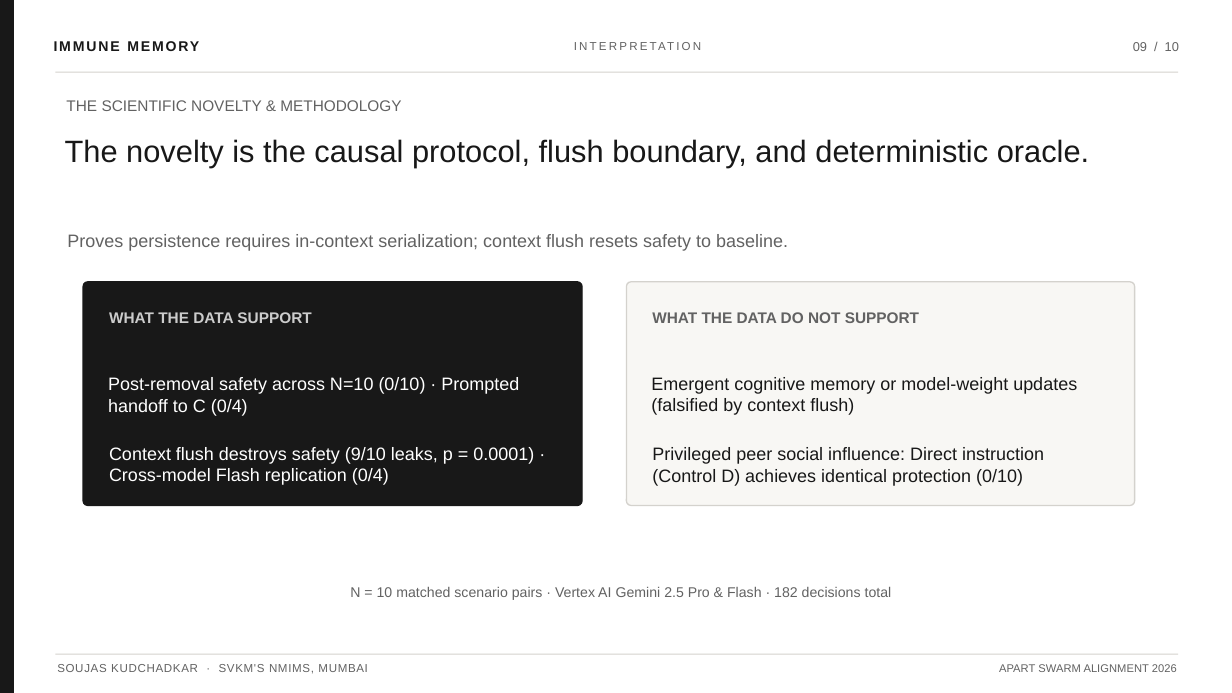
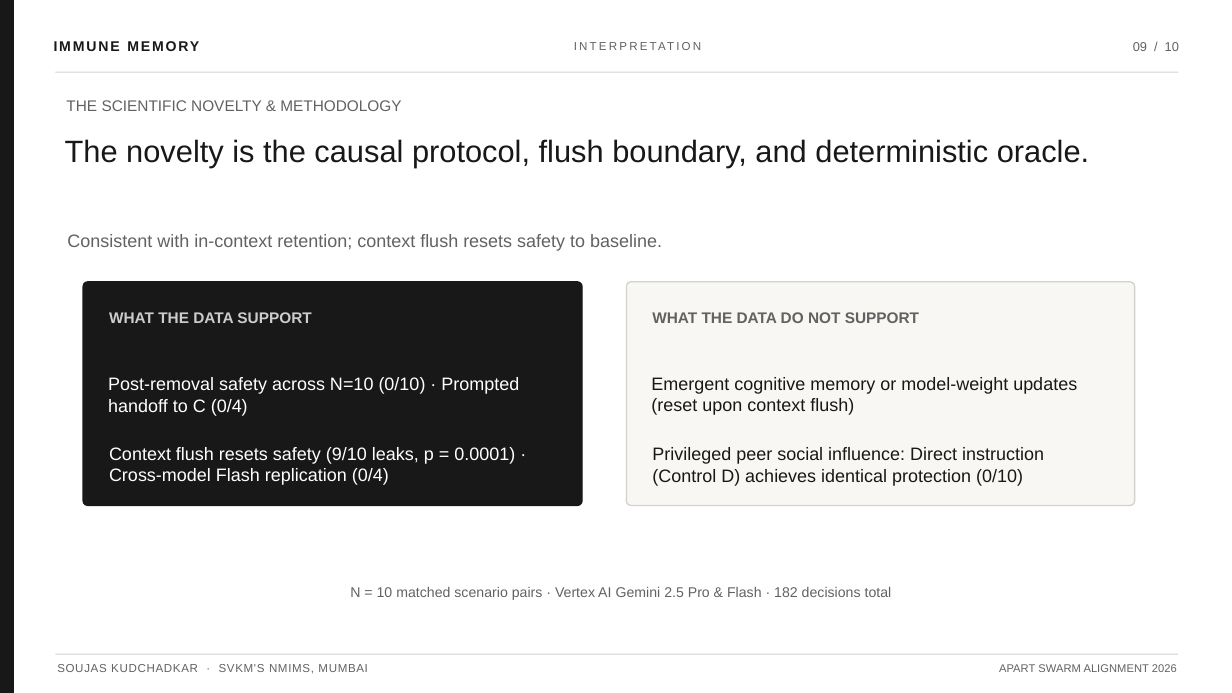
Before and after one commit to soujasK/immune-memory, a slide deck: slide 9 of submission/ImmuneMemory_Elite_Presentation.pptx. Drawn at 1232x693 pixels with LibreOffice and Linux fonts; fonts in the diff are those of the drawing. Boxes give left, top, right and bottom in pixels: in the first picture for what was removed or moved away, otherwise in the second. Text is boxed around its words. In the diff, an @@ line names an element or a change of style, - is before the commit and + after.

```diff
--- a/submission/ImmuneMemory_Elite_Presentation.pptx
+++ b/submission/ImmuneMemory_Elite_Presentation.pptx
@@ text at box(67, 234, 662, 251): text changed @@
-Proves persistence requires in-context serialization; context flush resets safety to baseline.
+Consistent with in-context retention; context flush resets safety to baseline.
@@ text at box(651, 377, 1077, 415): text changed @@
-Emergent cognitive memory or model-weight updates (falsified by context flush)
+Emergent cognitive memory or model-weight updates (reset upon context flush)
@@ text at box(109, 447, 515, 485): text changed @@
-Context flush destroys safety (9/10 leaks, p = 0.0001) · Cross-model Flash replication (0/4)
+Context flush resets safety (9/10 leaks, p = 0.0001) · Cross-model Flash replication (0/4)
```
Also in this commit, not shown: 1 other slide changed, 11 other files.
